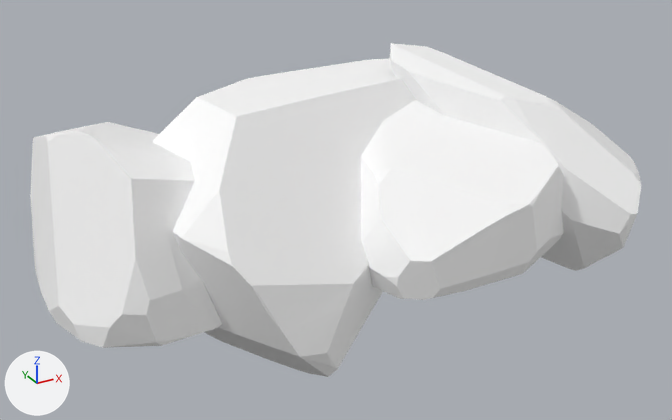
Renders of the glTF model assets/synty/tropical/models/SM_Env_Rock_Pile_06.glb from each side of a commit.
One viewpoint serves both versions: a 50 mm lens placed at (-5.6, -9.85, 5.23), pointed at (-0.18, 0.01, 0.29). Lighting does not change. The marker at lower left points along +X, +Y and +Z.

The scene before the commit, as lines of its bpy script (objects in view):
```python
mat_nature32 = principled_material('Nature32')
mat_nature32.base_color = (1.0, 1.0, 1.0)  # white #ffffff
mat_nature32.roughness = 0.553
me_mesh = bpy.data.meshes.new('Mesh')
me_mesh.from_pydata(...)  # 561 vertices, 1118 faces; spans x -4.01..3.91, y -2.27..2.36, z -1.32..2.32
me_mesh.materials.append(mat_nature32)  # white #ffffff
ob_sm_env_rock_pile_06 = bpy.data.objects.new('SM_Env_Rock_Pile_06', me_mesh)
ob_sm_env_rock_pile_06.location = (0.0, 0.0, 0.0)
```
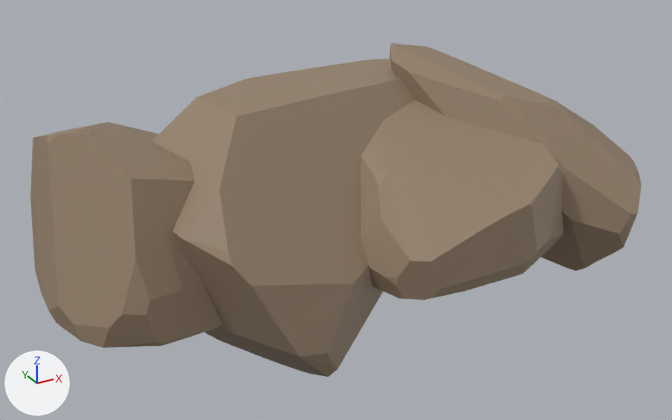
What changed in the scene script:
```text
Add img_polygonnaturebiomes_tropical_texture_01:
    img_polygonnaturebiomes_tropical_texture_01 = load_image('PolygonNatureBiomes_Tropical_Texture_01', '_unpacked/PolygonNatureBiomes_Tropical_Texture_01', 4096, 4096, 'sRGB')
Change mat_nature32:
    remove mat_nature32.base_color = (1.0, 1.0, 1.0)  # white #ffffff
    add mat_nature32.texture = img_polygonnaturebiomes_tropical_texture_01
```

Boxes (x1, y1, x2, y2) around the edits, measured in the pictures (672 x 420 px):
'SM_Env_Rock_Pile_06', surface changed (white to brown): (30, 43, 641, 377) in both
